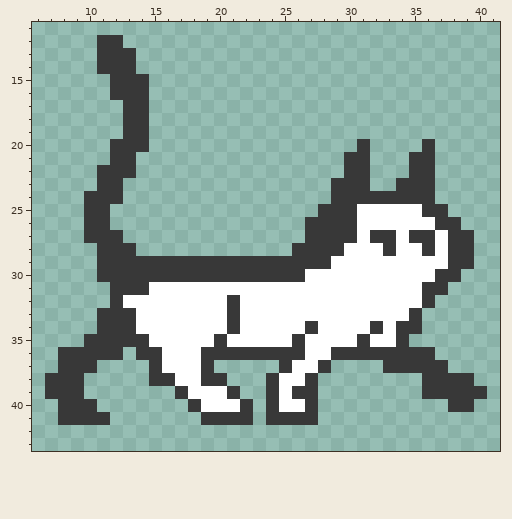
Pixel-art sprite -- Assets/Sprites/Player/Walk4.png. The picture above was drawn from the file before the commit.
The file is 46x46 pixels. Pixels under 10% opacity are left out. Shown: x 6..41, y 11..43.
After:
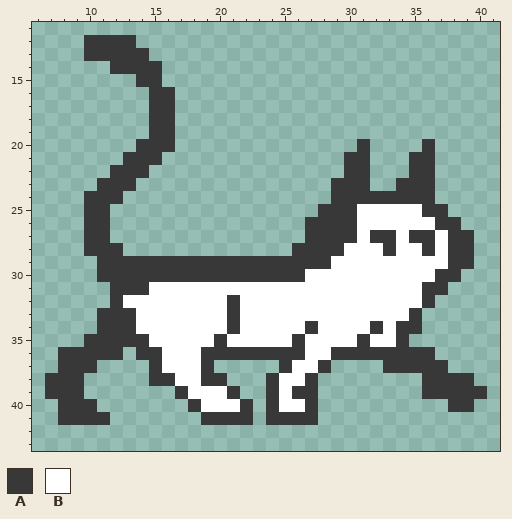
Palette (. is transparent): A #383838  B #ffffff
Edits made:
y 12: x 10 . -> A; x 13 . -> A
y 13: x 10 . -> A; x 14 . -> A
y 14: x 11 A -> .; x 14..15 .. -> AA
y 15: x 12..13 AA -> ..; x 15 . -> A
y 16: x 12..16 AAA.. -> ...AA
y 17..19: x 13..16 AA.. -> ..AA
y 20: x 12..13 AA -> ..; x 15..16 .. -> AA
y 21: x 12 A -> .; x 14..15 .. -> AA
y 22: x 11 A -> .; x 14 . -> A
y 23: x 13 . -> A
y 27: x 12 A -> .
y 28: x 10 . -> A; x 13 A -> .
Boxes around the changes in both pictures, in picture pixels (x1, y1, x2, y2):
changed: (84, 35, 175, 256)
